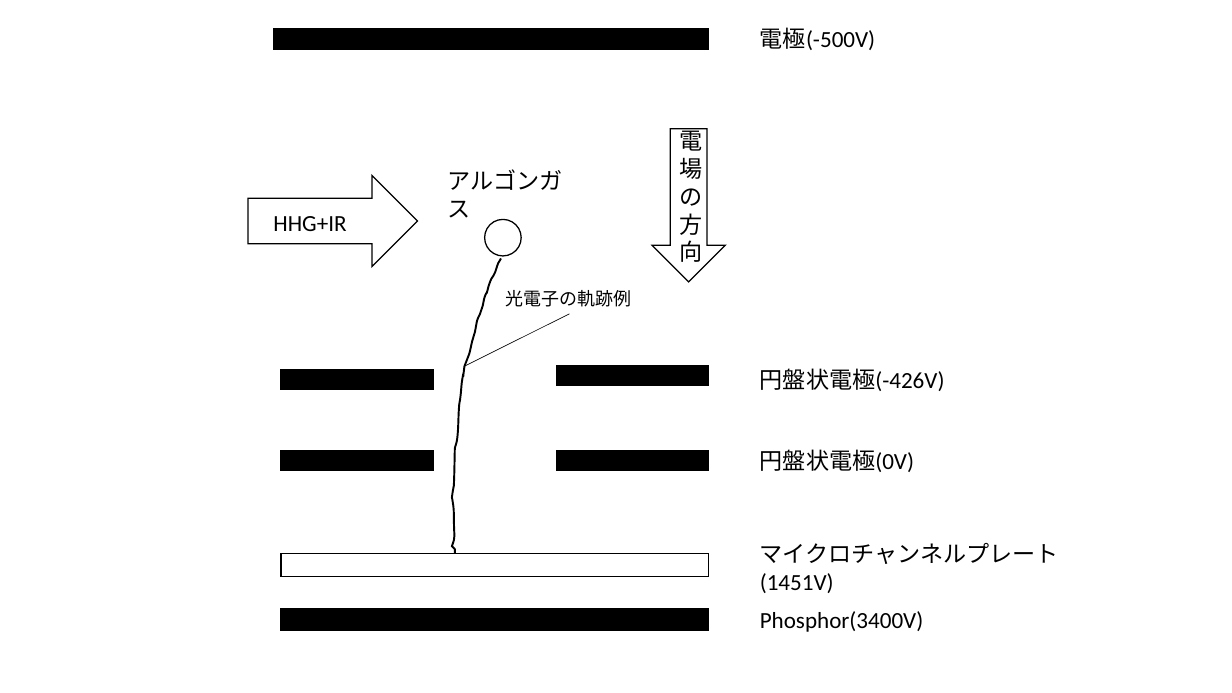
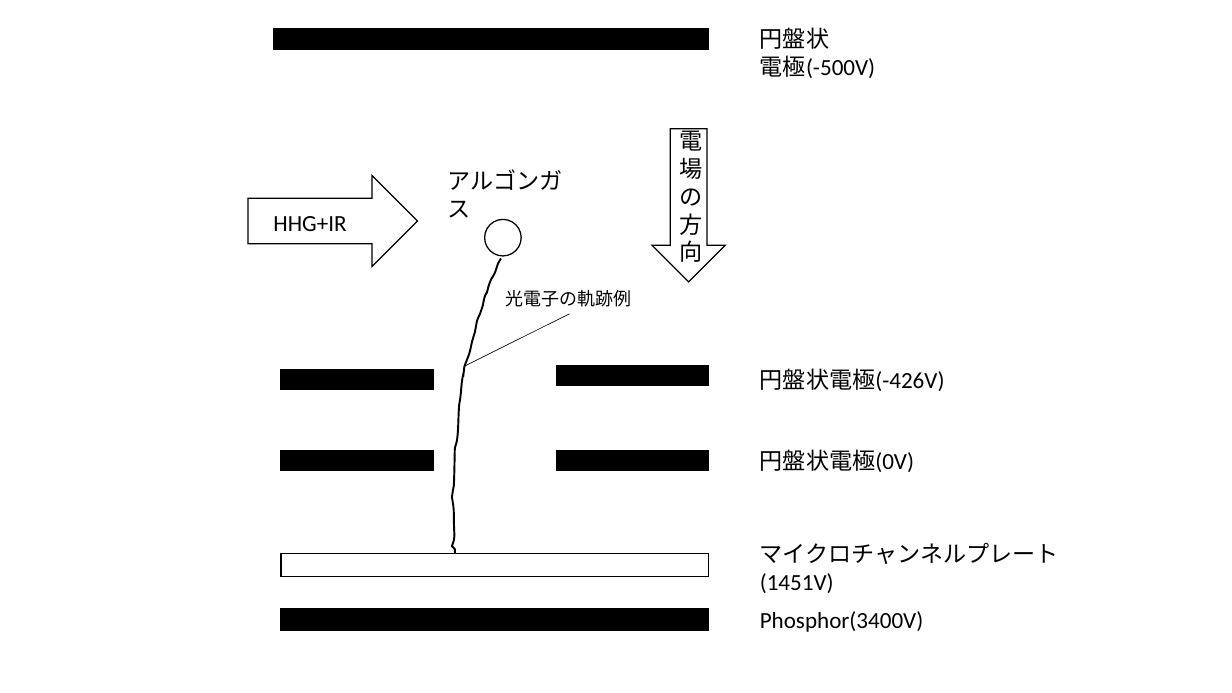
Before and after one commit to Appelingo/Data_Analyze, a slide deck: slide 5 of 図/図.pptx (slide 3 before the commit). Drawn at 1232x693 pixels with LibreOffice and Linux fonts; fonts in the diff are those of the drawing. Boxes give left, top, right and bottom in pixels: in the first picture for what was removed or moved away, otherwise in the second. Text is boxed around its words. In the diff, an @@ line names an element or a change of style, - is before the commit and + after.

```diff
--- a/図/図.pptx
+++ b/図/図.pptx
@@ text at (760, 27, 829, 49): paragraph added @@
+円盤状
```
Also in this commit, not shown: 2 slides added, 6 other files.
